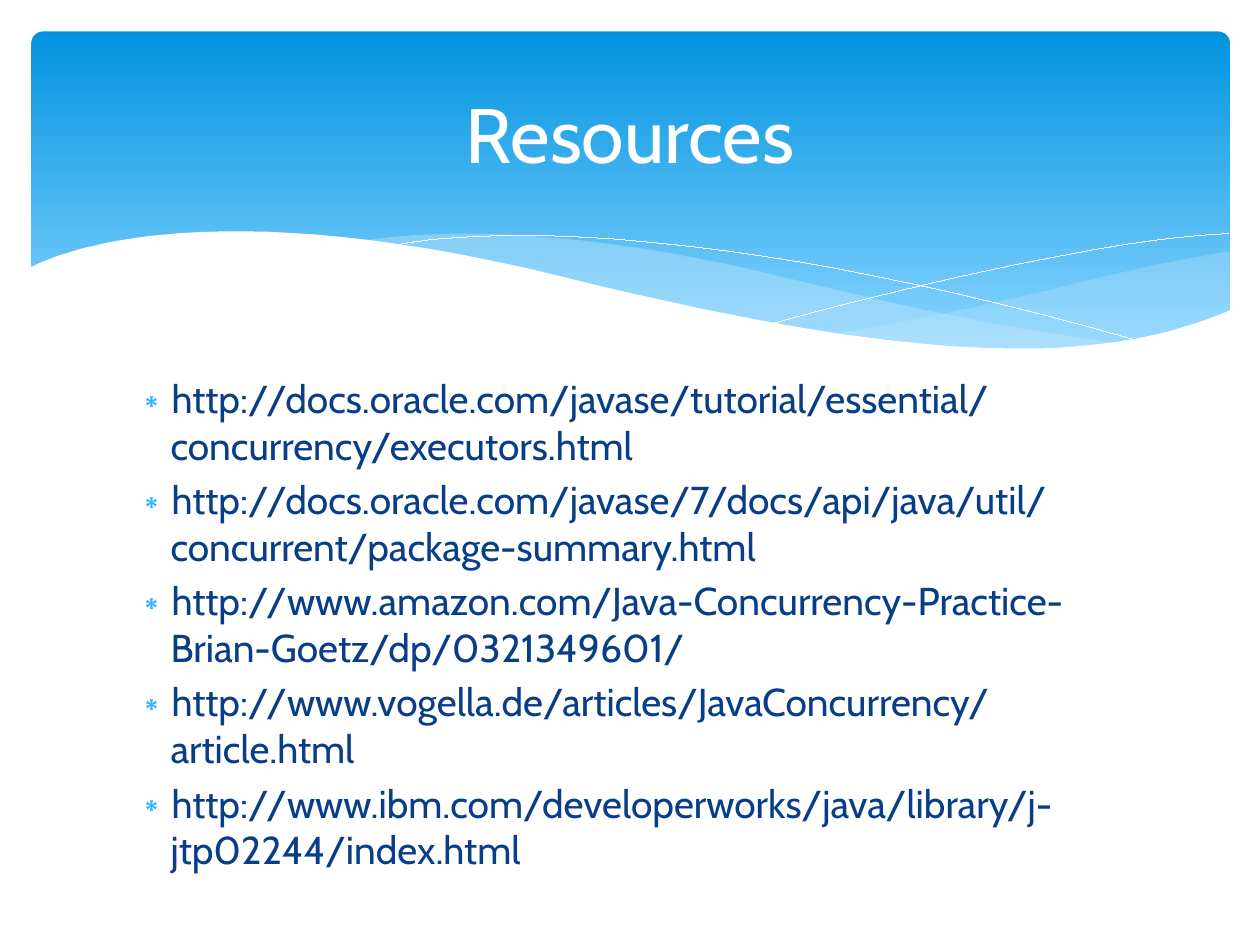
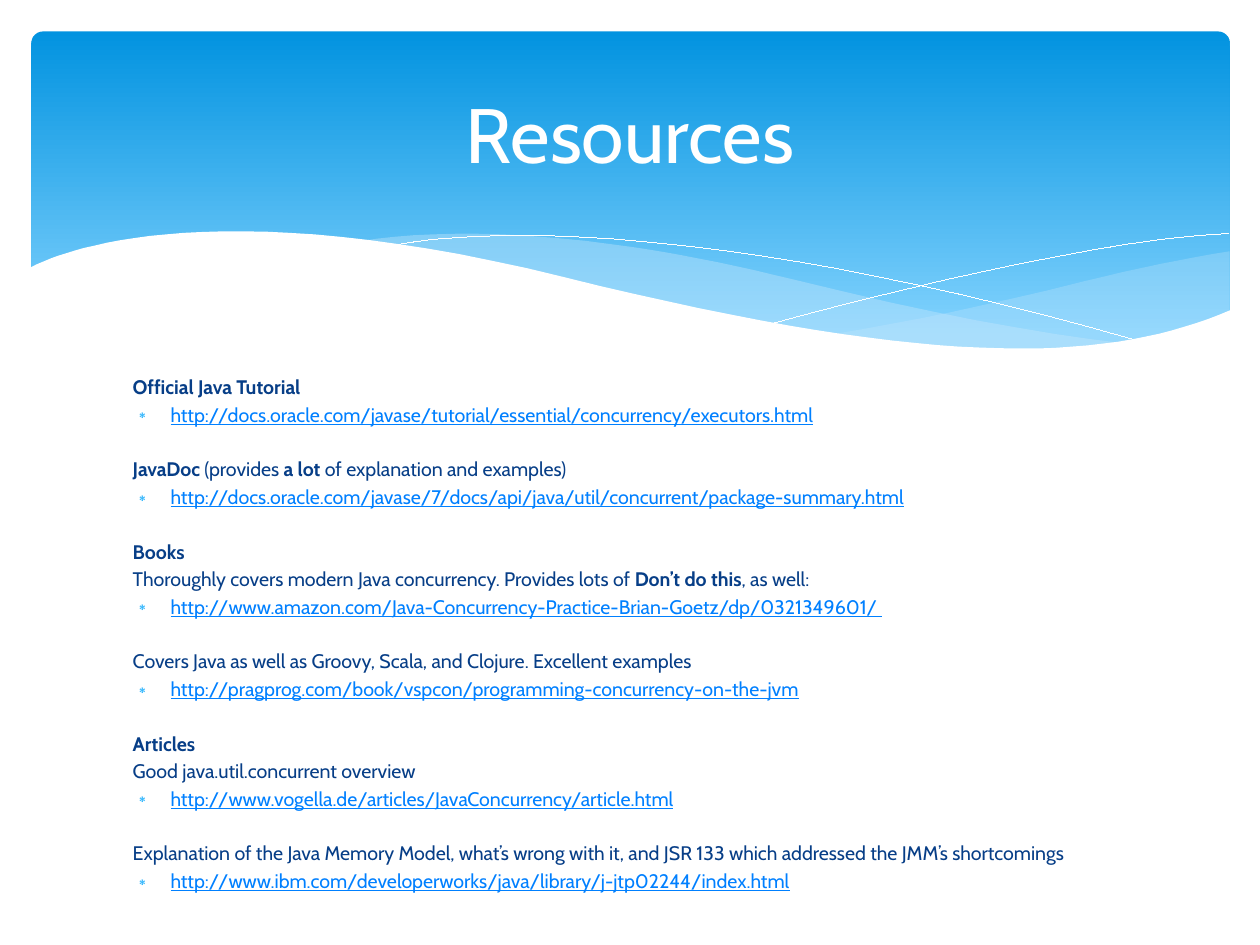
Before and after one commit to marcesher/mxunit-cfmeetups, a slide deck: slide 70 of CFObjective_2012_Concurrency/preso/concurrency_zen.pptx (slide 67 before the commit). Drawn at 1260x945 pixels with LibreOffice and Linux fonts; fonts in the diff are those of the drawing. Boxes give left, top, right and bottom in pixels: in the first picture for what was removed or moved away, otherwise in the second. Text is boxed around its words. In the diff, an @@ line names an element or a change of style, - is before the commit and + after.

```diff
--- a/CFObjective_2012_Concurrency/preso/concurrency_zen.pptx
+++ b/CFObjective_2012_Concurrency/preso/concurrency_zen.pptx
@@ text at bbox=[133, 379, 300, 398]: paragraph added @@
+Official Java Tutorial
@@ text at bbox=[171, 407, 904, 893]: size 22.2 to 11.2 pt, text colour #073E87 to #0080FF, underline on in "http://docs.oracle.com/javase/tutorial/essential/concurrency ...", "http://docs.oracle.com/javase/7/docs/api/java/util/concurren ...", "http://www.amazon.com/Java-Concurrency-Practice-Brian-Goetz/ ...", "http://www.vogella.de/articles/JavaConcurrency/article.html" and 1 more places; less space between paragraphs @@
@@ text at bbox=[133, 461, 567, 481]: paragraph added @@
+JavaDoc (provides a lot of explanation and examples)
@@ text at bbox=[133, 544, 809, 591]: paragraphs added @@
+Books
+Thoroughly covers modern Java concurrency. Provides lots of Don’t do this, as well:
@@ text at bbox=[133, 653, 799, 783]: paragraphs added @@
+Covers Java as well as Groovy, Scala, and Clojure. Excellent examples
+∗ http://pragprog.com/book/vspcon/programming-concurrency-on-the-jvm
+Articles
+Good java.util.concurrent overview
@@ text at bbox=[133, 845, 1064, 865]: paragraph added @@
+Explanation of the Java Memory Model, what’s wrong with it, and JSR 133 which addressed the JMM’s shortcomings
```
Also in this commit, not shown: 2 other slides changed, 6 slides added, 3 slides removed.
